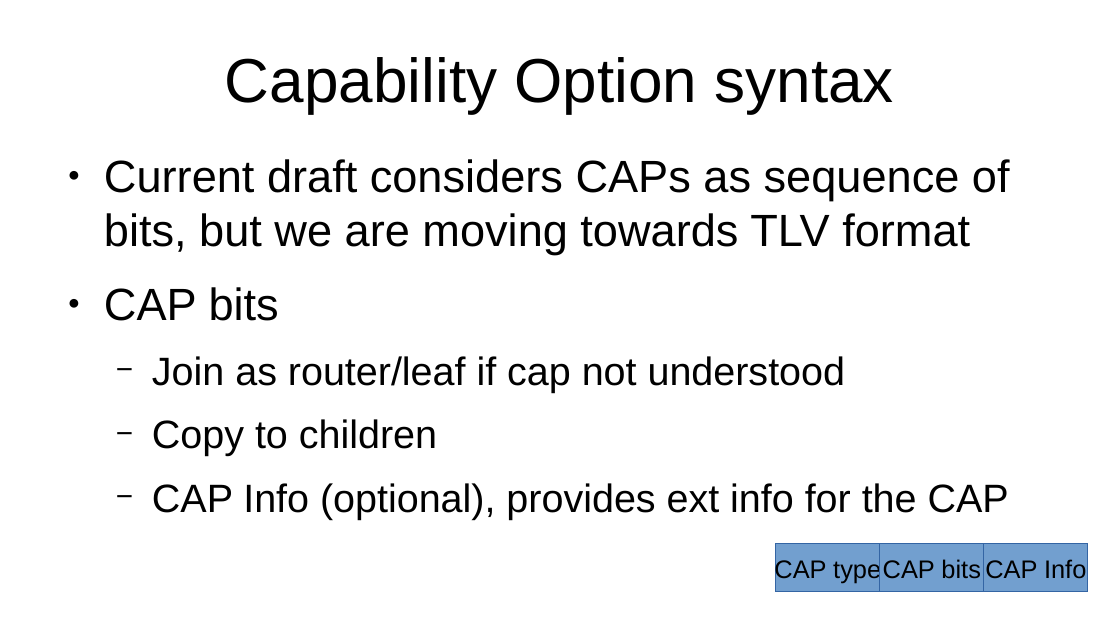
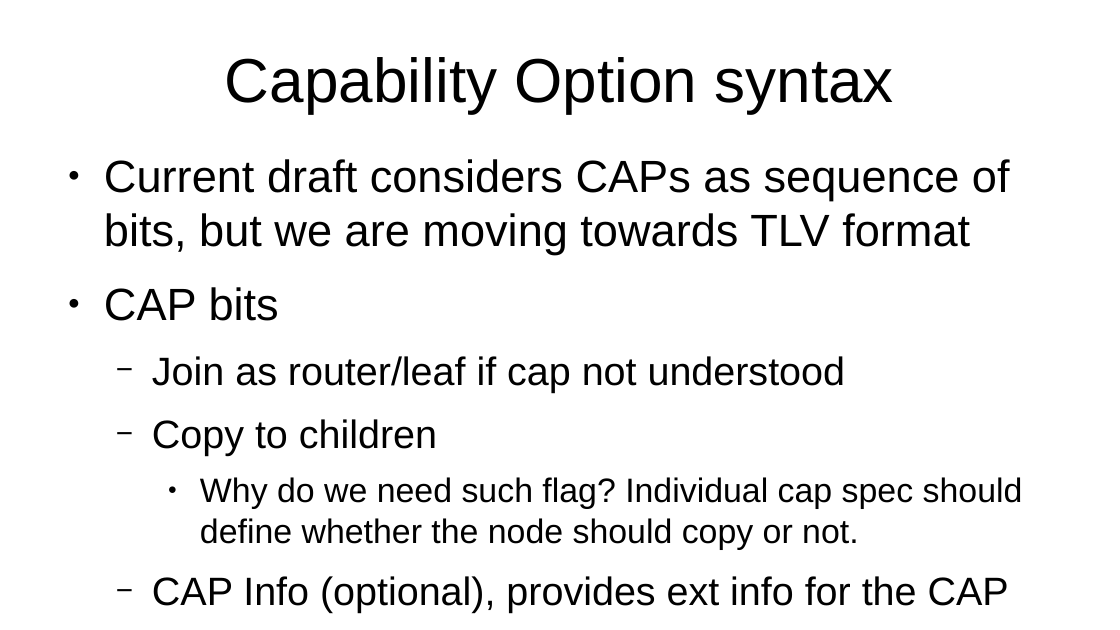
Before and after one commit to roll-wg/ROLL-Interim-Meeting, a slide deck: slide 4 of 20191014/roll-interim-14Oct19.odp. Drawn at 1120x630 pixels with LibreOffice and Linux fonts; fonts in the diff are those of the drawing. Boxes give left, top, right and bottom in pixels: in the first picture for what was removed or moved away, otherwise in the second. Text is boxed around its words. In the diff, an @@ line names an element or a change of style, - is before the commit and + after.

Commit message:
updates to the slides

```diff
--- a/20191014/roll-interim-14Oct19.odp
+++ b/20191014/roll-interim-14Oct19.odp
@@ text at (x1=200, y1=477, x2=1023, y2=550): paragraph added @@
+    ● Why do we need such flag? Individual cap spec should define whether the node should copy or not.
@@ rectangle removed at (x1=776, y1=544, x2=880, y2=592) @@
-CAP type
@@ rectangle removed at (x1=880, y1=544, x2=984, y2=592) @@
-CAP bits
@@ rectangle removed at (x1=985, y1=544, x2=1088, y2=592) @@
-CAP Info
```
Also in this commit, not shown: 2 slides added, 1 other file.
